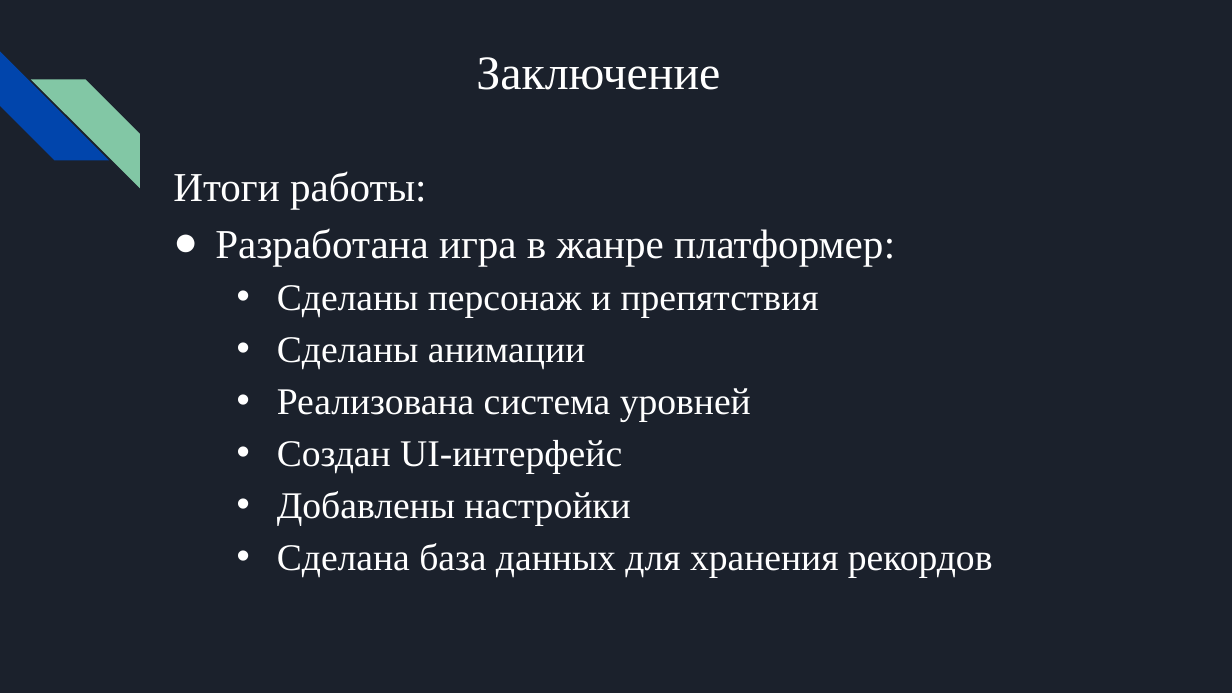
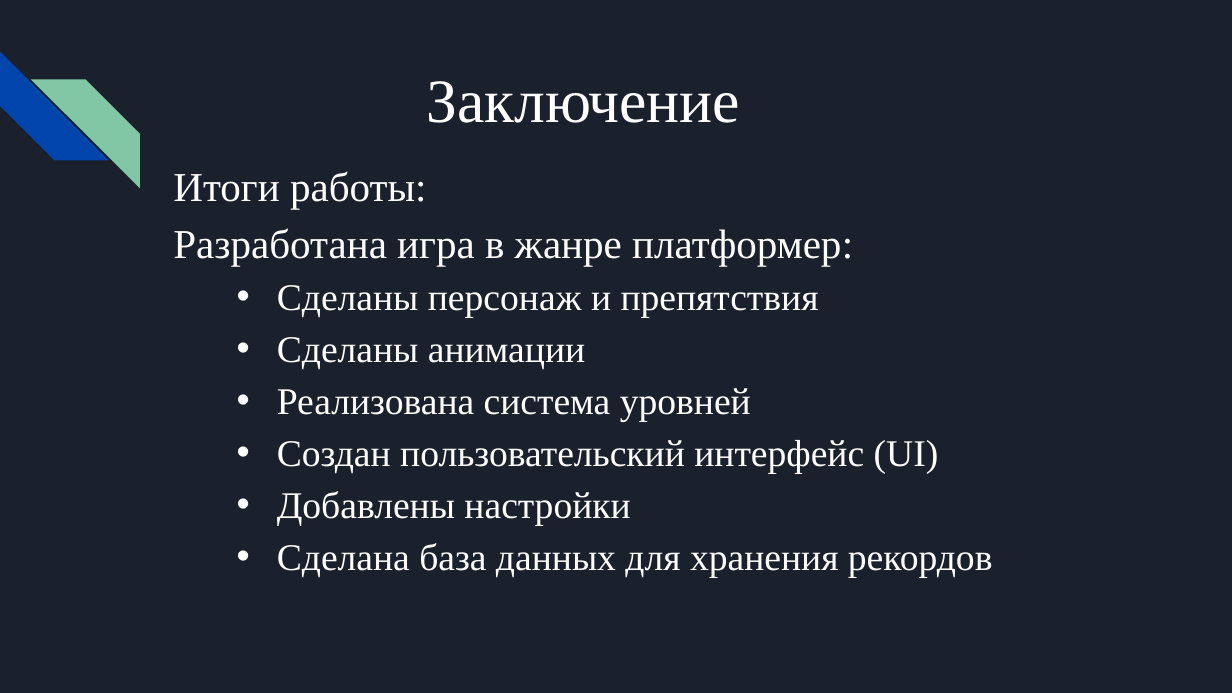
Before and after one commit to ShpakovskiVyacheslav/Arcade-project, a slide deck: slide 8 of documentation/Fish Hunter.pptx. Drawn at 1232x693 pixels with LibreOffice and Linux fonts; fonts in the diff are those of the drawing. Boxes give left, top, right and bottom in pixels: in the first picture for what was removed or moved away, otherwise in the second. Text is boxed around its words. In the diff, an @@ line names an element or a change of style, - is before the commit and + after.

```diff
--- a/documentation/Fish Hunter.pptx
+++ b/documentation/Fish Hunter.pptx
@@ title "Заключение" moved from (x1=476, y1=57, x2=720, y2=90) to (x1=426, y1=81, x2=740, y2=123) @@
@@ title "Заключение" at (x1=426, y1=81, x2=740, y2=123): size 28 to 36 pt @@
@@ text at (x1=173, y1=228, x2=853, y2=266): bullet ● to none @@
@@ text at (x1=277, y1=440, x2=939, y2=474): text changed @@
-  • Создан UI-интерфейс
+  • Создан пользовательский интерфейс (UI)
```
Also in this commit, not shown: 6 other slides changed.
